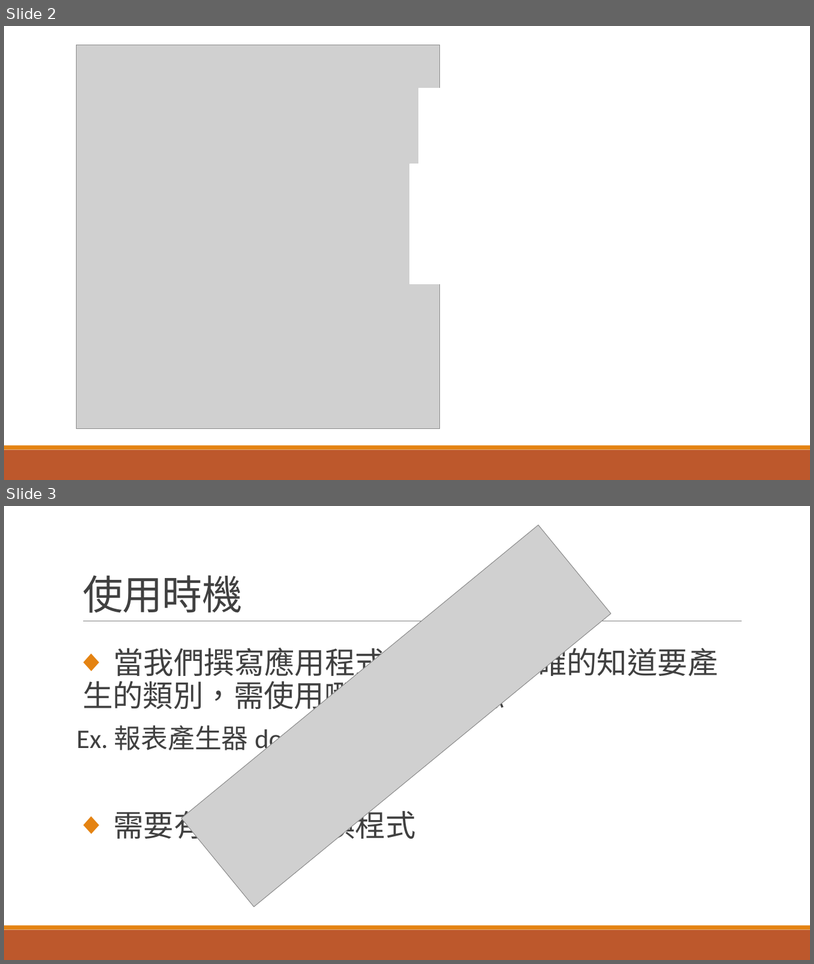
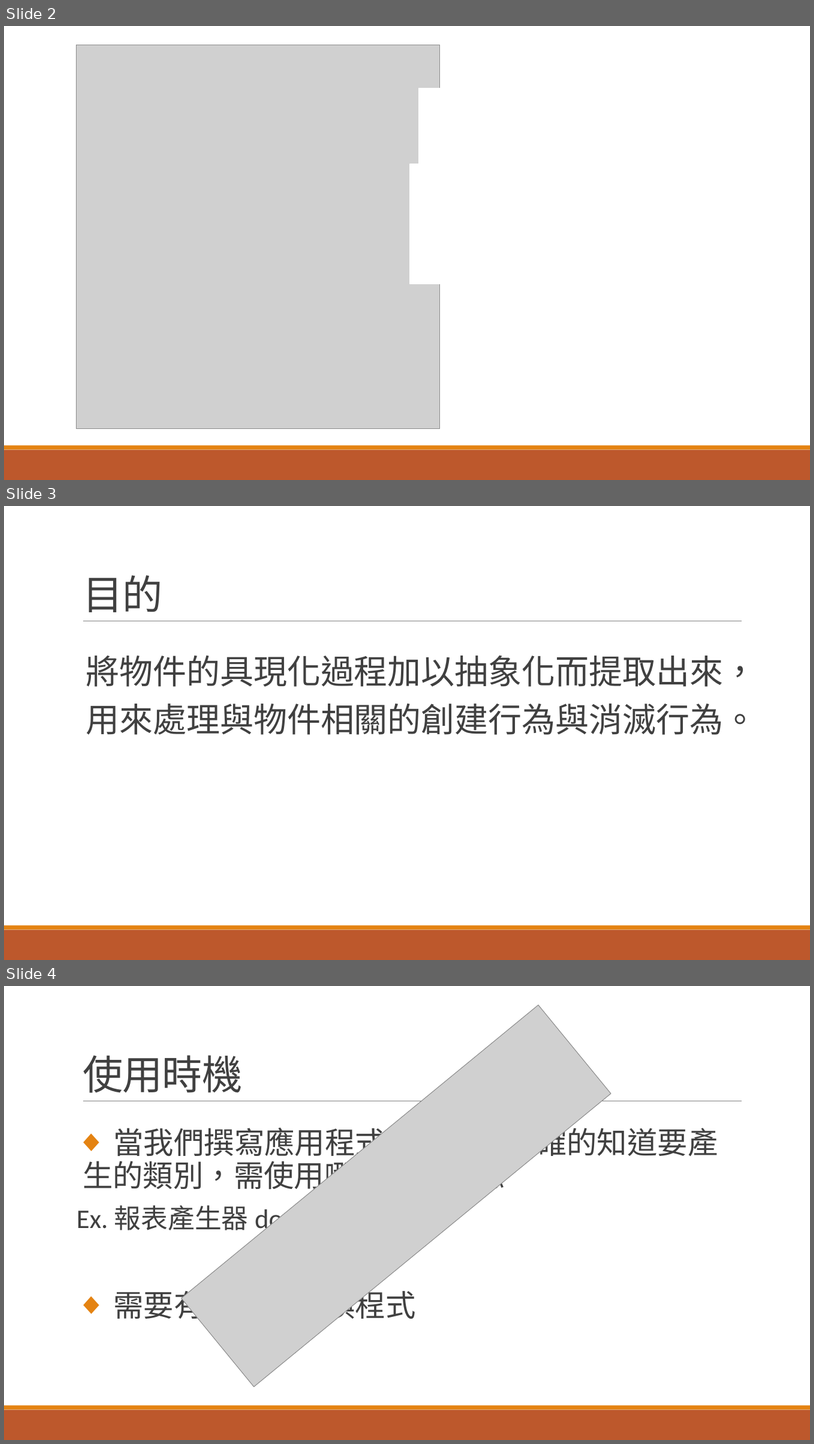
Before and after one commit to NCNU-OpenSource/1041-SE-Team2, a slide deck: factorypattern.pptx. Shown one above the other, each under a label of ours: slides 2 and 3 before the commit, slides 2, 3 and 4 after it. The pictures are 814x964 and 814x1444 pixels, drawn with LibreOffice and Linux fonts; fonts in the diff are those of the drawing; grey boxes stand for pictures. Boxes give left, top, right and bottom in pixels: in the first picture for what was removed or moved away, otherwise in the second. Text is boxed around its words. In the diff, an @@ line names an element or a change of style, - is before the commit and + after.

```diff
--- a/factorypattern.pptx
+++ b/factorypattern.pptx
@@ slide 3 added at box(4, 506, 810, 960), background #FFFFFF; not listed: 3 template elements that a slide beside it also shows @@
@@ title added at box(83, 575, 163, 612), 48 pt, text #404040 @@
+目的
@@ text added at box(86, 655, 757, 735), 40 pt, text #404040 @@
+  將物件的具現化過程加以抽象化而提取出來，
+  用來處理與物件相關的創建行為與消滅行為。
@@ what was slide 3 is now slide 4 @@
```
Also in this commit, not shown: 8 other slides added, 1 slide removed.
